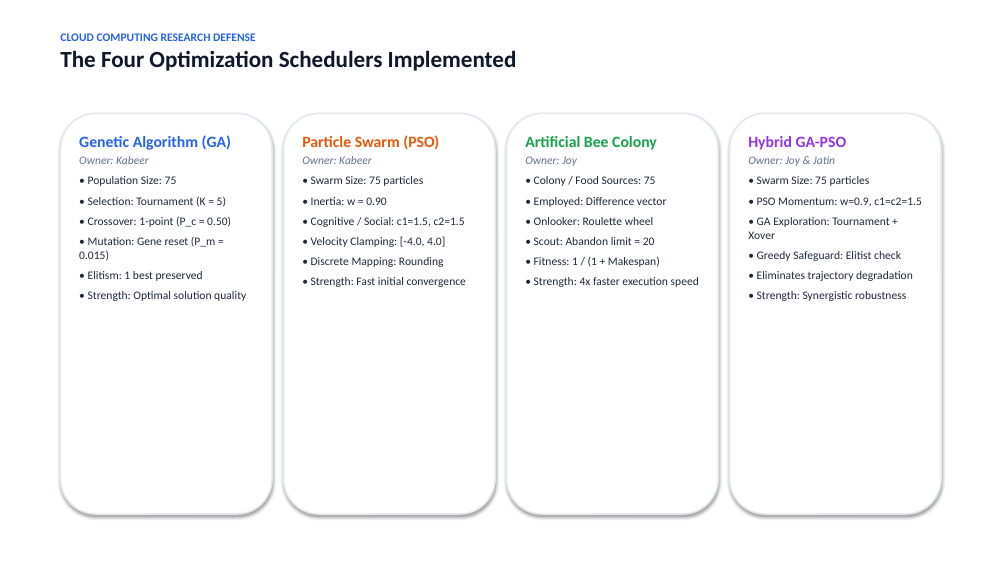
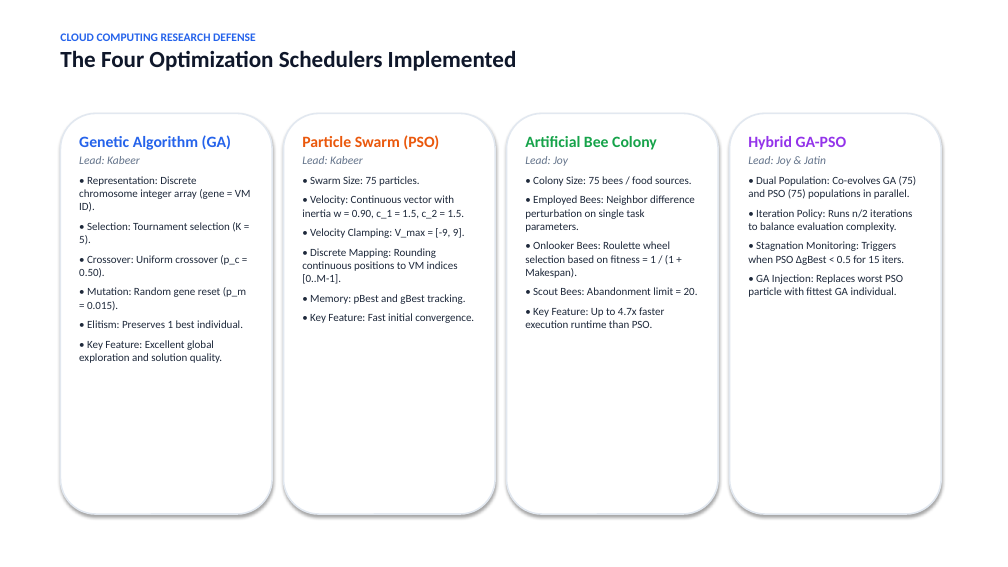
Before and after one commit to Jatin21006/cloud-scheduling-research-, a slide deck: slide 5 of PRESENTATION_SLIDES.pptx. Drawn at 1008x567 pixels with LibreOffice and Linux fonts; fonts in the diff are those of the drawing. Boxes give left, top, right and bottom in pixels: in the first picture for what was removed or moved away, otherwise in the second. Text is boxed around its words. In the diff, an @@ line names an element or a change of style, - is before the commit and + after.

```diff
--- a/PRESENTATION_SLIDES.pptx
+++ b/PRESENTATION_SLIDES.pptx
@@ text at [79, 156, 251, 363]: text changed; size 11 to 10.5 pt @@
-Owner: Kabeer
-• Population Size: 75
-• Selection: Tournament (K = 5)
-• Crossover: 1-point (P_c = 0.50)
-• Mutation: Gene reset (P_m = 0.015)
-• Elitism: 1 best preserved
-• Strength: Optimal solution quality
+Lead: Kabeer
+• Representation: Discrete chromosome integer array (gene = VM ID).
+• Selection: Tournament selection (K = 5).
+• Crossover: Uniform crossover (p_c = 0.50).
+• Mutation: Random gene reset (p_m = 0.015).
+• Elitism: Preserves 1 best individual.
+• Key Feature: Excellent global exploration and solution quality.
@@ text at [302, 156, 474, 323]: text changed; size 11 to 10.5 pt @@
-Owner: Kabeer
-• Swarm Size: 75 particles
-• Inertia: w = 0.90
-• Cognitive / Social: c1=1.5, c2=1.5
-• Velocity Clamping: [-4.0, 4.0]
-• Discrete Mapping: Rounding
-• Strength: Fast initial convergence
+Lead: Kabeer
+• Swarm Size: 75 particles.
+• Velocity: Continuous vector with inertia w = 0.90, c_1 = 1.5, c_2 = 1.5.
+• Velocity Clamping: V_max = [-9, 9].
+• Discrete Mapping: Rounding continuous positions to VM indices [0..M-1].
+• Memory: pBest and gBest tracking.
+• Key Feature: Fast initial convergence.
@@ text at [525, 156, 698, 328]: text changed; size 11 to 10.5 pt @@
-Owner: Joy
-• Colony / Food Sources: 75
-• Employed: Difference vector
-• Onlooker: Roulette wheel
-• Scout: Abandon limit = 20
-• Fitness: 1 / (1 + Makespan)
-• Strength: 4x faster execution speed
+Lead: Joy
+• Colony Size: 75 bees / food sources.
+• Employed Bees: Neighbor difference perturbation on single task parameters.
+• Onlooker Bees: Roulette wheel selection based on fitness = 1 / (1 + Makespan).
+• Scout Bees: Abandonment limit = 20.
+• Key Feature: Up to 4.7x faster execution runtime than PSO.
@@ text at [748, 156, 917, 297]: text changed; size 11 to 10.5 pt @@
-Owner: Joy & Jatin
-• Swarm Size: 75 particles
-• PSO Momentum: w=0.9, c1=c2=1.5
-• GA Exploration: Tournament + Xover
-• Greedy Safeguard: Elitist check
-• Eliminates trajectory degradation
-• Strength: Synergistic robustness
+Lead: Joy & Jatin
+• Dual Population: Co-evolves GA (75) and PSO (75) populations in parallel.
+• Iteration Policy: Runs n/2 iterations to balance evaluation complexity.
+• Stagnation Monitoring: Triggers when PSO ΔgBest < 0.5 for 15 iters.
+• GA Injection: Replaces worst PSO particle with fittest GA individual.
```
Also in this commit, not shown: 8 other slides changed, 9 slides added, 9 slides removed, 36 other files.
